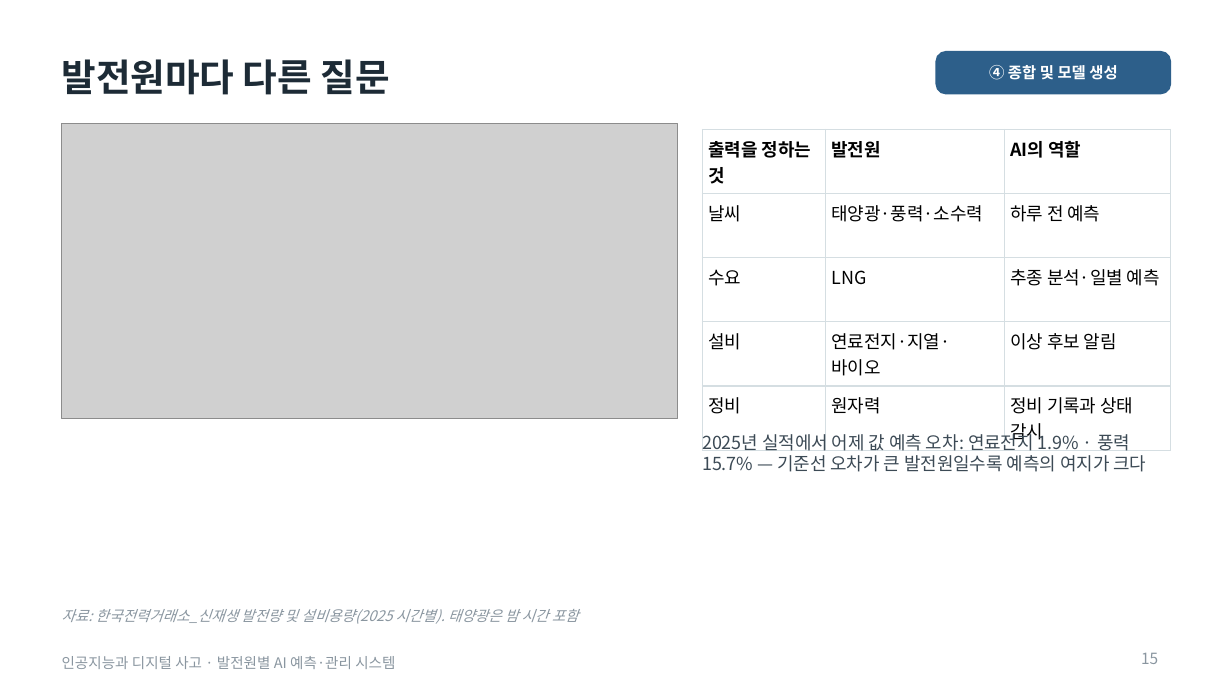
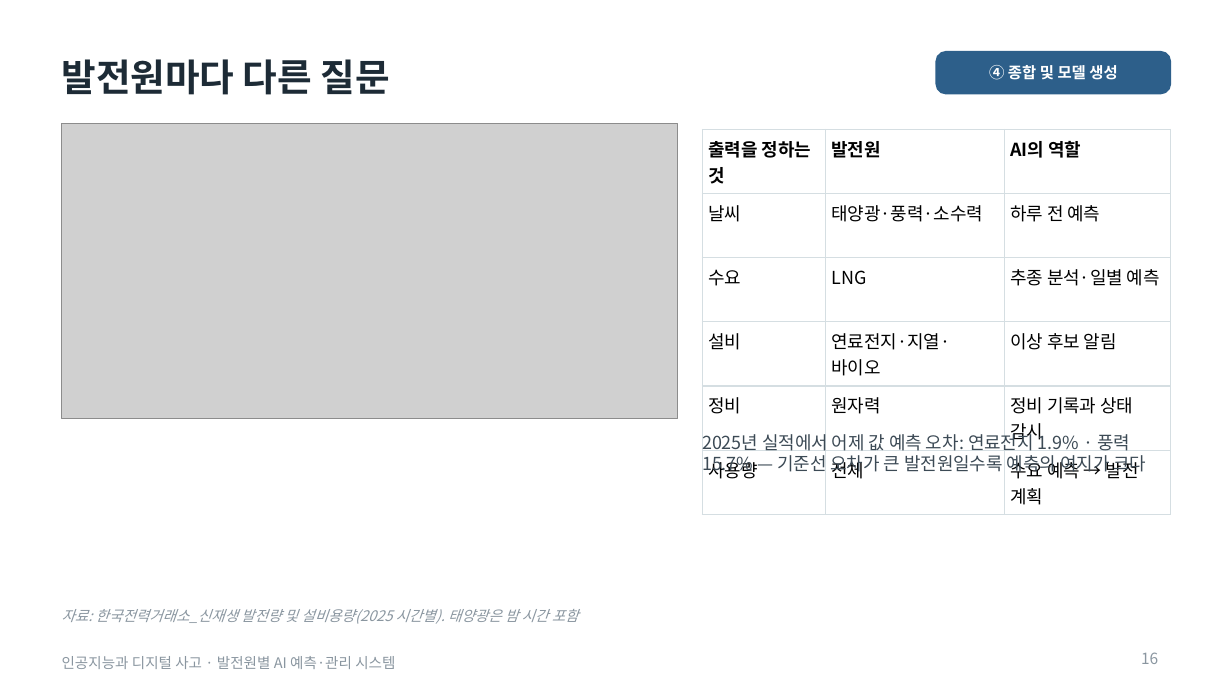
Before and after one commit to junseok7-cpu/hello, a slide deck: slide 16 of energy/report/발표자료_최종.pptx (slide 15 before the commit). Drawn at 1232x693 pixels with LibreOffice and Linux fonts; fonts in the diff are those of the drawing; grey boxes stand for pictures. Boxes give left, top, right and bottom in pixels: in the first picture for what was removed or moved away, otherwise in the second. Text is boxed around its words. In the diff, an @@ line names an element or a change of style, - is before the commit and + after.

```diff
--- a/energy/report/발표자료_최종.pptx
+++ b/energy/report/발표자료_최종.pptx
@@ table at [702,129,1170,509] @@
+row 6: 사용량 | 전체 | 수요 예측 → 발전 계획
@@ page number at [1141,652,1158,664]: text changed @@
-15
+16
```
Also in this commit, not shown: 11 other slides changed, 3 slides added, 9 other files.
